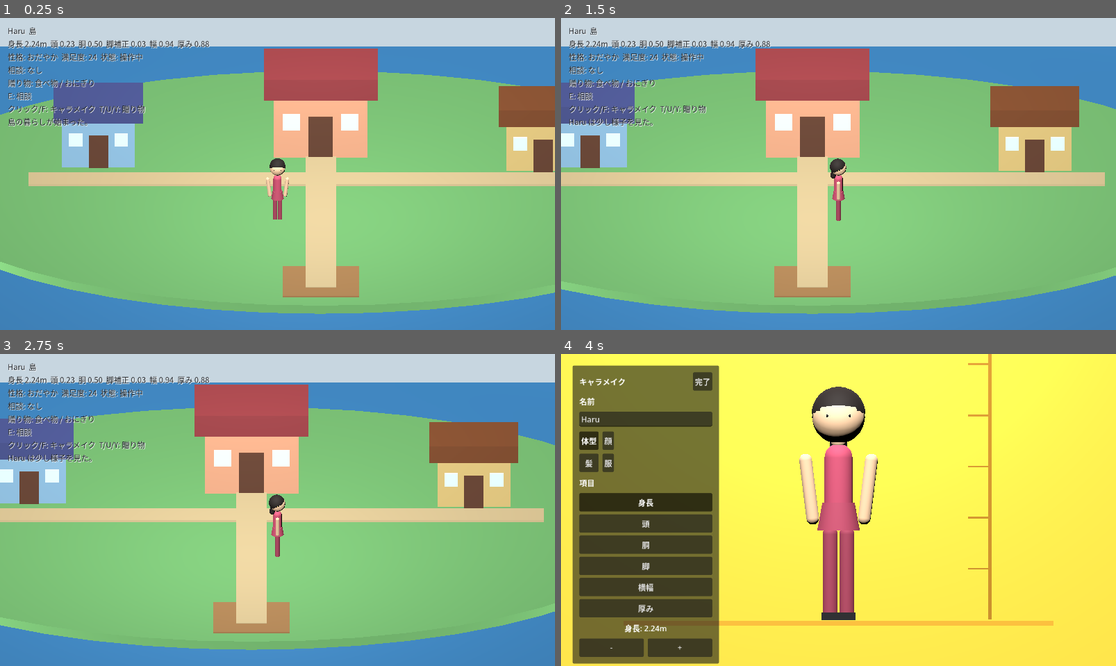
Above: before the commit, frames 1-4 (two rows, left to right).
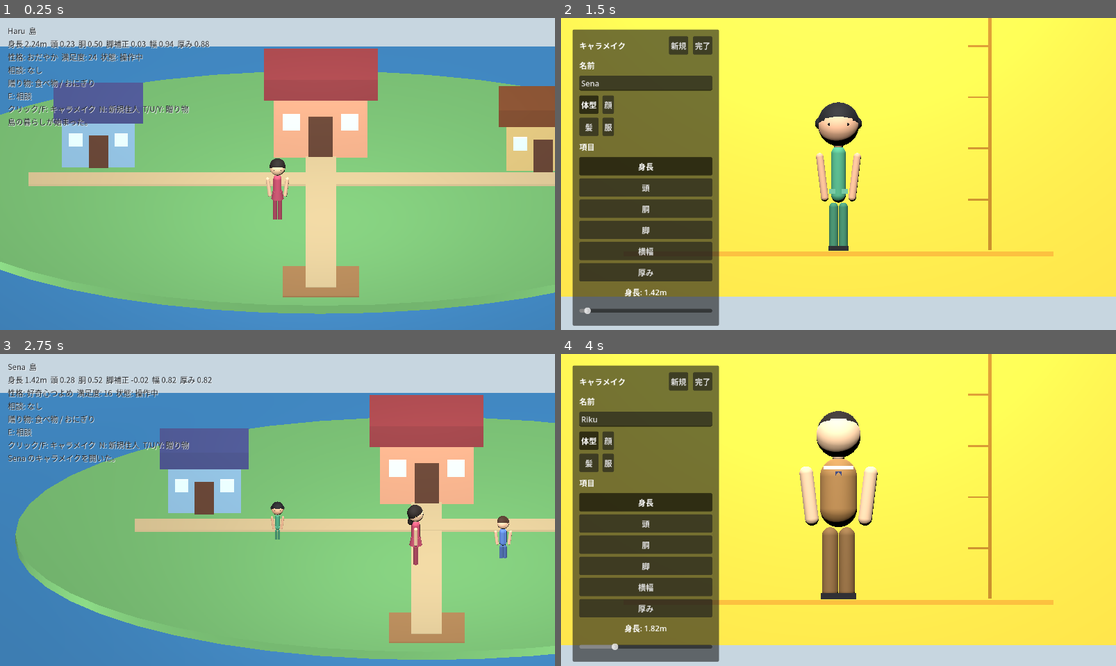
Above: after the commit, the same moments.

Repository: tinky44/tomocol_lite
Game: Godot game, scene res://scenes/main.tscn
Two runs of this game, one before a commit and one after it. Both use one fixed random seed, a clock stepped at 60 frames per second and the inputs below.
Inputs (mouse positions are in pixels of both pictures, inside the frame that each line leads up to):
- Up to frame 1 (0.25 s): no input
- Up to frame 2 (1.5 s): tap Enter at 0.5 s; move the mouse to (960, 158) at 0.52 s; hold D 0.53-1.25 s; hold N 0.53-1.25 s; click (960, 158) at 0.67 s; tap Space at 0.77 s; tap F at 0.8 s; click (677, 46) at 1.25 s, where only the run after the commit has a clickable "新規"
- Up to frame 3 (2.75 s): click (144, 382) at 2 s, where only the run after the commit has a clickable "完了"
- Up to frame 4 (4 s): tap Space at 2.75, 3.02 s; move the mouse to (727, 525) at 2.77 s; hold S 2.78-3.53 s; tap F at 2.85, 3.8 s; tap N at 3.05 s; move the mouse to (894, 441) at 3.52 s; hold D from 3.53 s (still down); hold N from 3.53 s (still down)

The runs differ from the first frame. In frame 1, 0.3% of the frame differs, in the area x 17-35%, y 27-31%; in frame 2, 100%, in the area x 0-100%, y 0-100%; in frame 3, 46%; in frame 4, 15%.

Commit message:
feat: キャラメイクと住人追加を改善
Co-authored-by: chatgpt-codex-connector[bot] <199175422+chatgpt-codex-connector[bot]@users.noreply.github.com>

Diff:
--- a/godot-project/scripts/Main.gd
+++ b/godot-project/scripts/Main.gd
@@ -24,7 +24,6 @@
 const EDIT_SECTION_HAIR := 2
 const EDIT_SECTION_CLOTHES := 3
 const EDIT_SECTION_COUNT := 4
-const CREATOR_CLICK_DELTA := 0.14
 
 const BODY_AXIS_HEIGHT := 0
 const BODY_AXIS_HEAD := 1
@@ -116,6 +115,10 @@
 	Color(0.62, 0.22, 0.28)
 ]
 const HAIR_STYLE_LABELS := ["短め", "長め", "おだんご", "ポニーテール", "ボブ"]
+const HAIR_COLOR_LABELS := ["黒髪", "こげ茶", "栗色", "濃い黒", "赤みブラウン"]
+const CLOTH_COLOR_LABELS := ["青", "赤", "緑", "茶", "紺", "くすみ緑"]
+const SKIN_COLOR_LABELS := ["明るめ", "自然", "健康的", "褐色", "淡い"]
+const SHOE_COLOR_LABELS := ["黒", "茶", "生成り", "紺", "赤茶"]
 const OUTFIT_LABELS := {
 	"casual": "普段着",
 	"skirt": "スカート服",
@@ -165,8 +168,10 @@
 var creator_title_label: Label
 var creator_name_edit: LineEdit
 var creator_value_label: Label
+var creator_value_slider: HSlider
 var creator_section_buttons: Array = []
 var creator_axis_buttons: Array = []
+var refreshing_creator_slider := false
 
 
 func _ready() -> void:
@@ -266,7 +271,11 @@
 
 func _handle_player_input(delta: float) -> bool:
 	if input_cooldown <= 0.0:
-		if Input.is_key_pressed(KEY_F):
+		if Input.is_key_pressed(KEY_N):
+			_add_new_resident(true)
+			input_cooldown = 0.30
+			return true
+		elif Input.is_key_pressed(KEY_F):
 			_enter_creator()
 			input_cooldown = 0.20
 			return true
@@ -1197,6 +1206,84 @@
 	_save_residents()
 
 
+func _add_new_resident(open_creator := true) -> void:
+	var was_creator := creator_mode
+	if was_creator:
+		_exit_creator()
+
+	if not residents.is_empty():
+		_release_selected_resident(selected_index)
+
+	var new_index := residents.size()
+	var profile := _new_resident_profile(new_index)
+	var node := _create_resident(profile)
+	node.position = _new_resident_spawn_position(new_index)
+	node.scale = Vector3.ONE * (ISLAND_RESIDENT_SCALE if current_place == "island" else HOUSE_RESIDENT_SCALE)
+	node.visible = current_place == "island"
+	add_child(node)
+
+	residents.append({
+		"node": node,
+		"profile": profile,
+		"state": "idle",
+		"target": node.position,
+		"timer": rng.randf_range(0.4, 1.8),
+		"partner": -1,
+		"speed": rng.randf_range(0.58, 0.86),
+		"problem_timer": rng.randf_range(5.0, 13.0)
+	})
+
+	selected_index = new_index
+	_ensure_all_relationships()
+	if current_place == "room":
+		_place_single_resident_in_room(selected_index)
+	else:
+		_hold_selected_resident()
+		_refresh_resident_markers(selected_index)
+
+	_save_residents()
+	_record_event("%s が島に加わった。" % String(profile.get("name", "Resident")))
+	_update_selection_marker()
+	_update_hud()
+	_update_camera()
+
+	if open_creator:
+		_enter_creator()
+
+
+func _new_resident_profile(index: int) -> Dictionary:
+	var defaults := _default_profiles()
+	var profile: Dictionary = defaults[index % defaults.size()].duplicate(true)
+	profile["name"] = _unique_resident_name(String(profile.get("name", "Resident")))
+	profile["relationships"] = {}
+	profile["inventory"] = {}
+	profile["current_problem"] = {}
+	return _ensure_profile_defaults(profile, index)
+
+
+func _unique_resident_name(base_name: String) -> String:
+	var used_names := {}
+	for resident in residents:
+		var profile: Dictionary = resident["profile"]
+		used_names[String(profile.get("name", "Resident"))] = true
+
+	if not used_names.has(base_name):
+		return base_name
+
+	var suffix := 2
+	while used_names.has("%s %d" % [base_name, suffix]):
+		suffix += 1
+	return "%s %d" % [base_name, suffix]
+
+
+func _new_resident_spawn_position(index: int) -> Vector3:
+	var positions := _island_spawn_points()
+	var base_position := positions[index % positions.size()]
+	var lap := float(index / positions.size())
+	var offset := Vector3(lap * 0.26, 0.0, lap * 0.18)
+	return _clamp_island_position(base_position + offset)
+
+
 func _create_resident(profile: Dictionary) -> Node3D:
 	var avatar: Node3D = ResidentAvatarScript.new()
 	avatar.name = String(profile.get("name", "Resident"))
@@ -1227,8 +1314,8 @@
 
 	if profiles.is_empty():
 		profiles = _default_profiles()
-	if profiles.size() > STARTING_RESIDENT_COUNT:
-		profiles.resize(STARTING_RESIDENT_COUNT)
+		if profiles.size() > STARTING_RESIDENT_COUNT:
+			profiles.resize(STARTING_RESIDENT_COUNT)
 
 	for index in range(profiles.size()):
 		profiles[index] = _ensure_profile_defaults(profiles[index], index)
@@ -1987,6 +2074,10 @@
 	creator_title_label.size_flags_horizontal = Control.SIZE_EXPAND_FILL
 	header.add_child(creator_title_label)
 
+	var new_button := _creator_button("新規")
+	new_button.pressed.connect(Callable(self, "_on_creator_new_resident_pressed"))
+	header.add_child(new_button)
+
 	var done_button := _creator_button("完了")
 	done_button.pressed.connect(Callable(self, "_exit_creator"))
 	header.add_child(done_button)
@@ -2034,19 +2125,11 @@
 	creator_value_label.horizontal_alignment = HORIZONTAL_ALIGNMENT_CENTER
 	vbox.add_child(creator_value_label)
 
-	var adjust_box := HBoxContainer.new()
-	adjust_box.add_theme_constant_override("separation", 8)
-	vbox.add_child(adjust_box)
-
-	var minus_button := _creator_button("-")
-	minus_button.size_flags_horizontal = Control.SIZE_EXPAND_FILL
-	minus_button.pressed.connect(Callable(self, "_on_creator_adjust_pressed").bind(-1))
-	adjust_box.add_child(minus_button)
-
-	var plus_button := _creator_button("+")
-	plus_button.size_flags_horizontal = Control.SIZE_EXPAND_FILL
-	plus_button.pressed.connect(Callable(self, "_on_creator_adjust_pressed").bind(1))
-	adjust_box.add_child(plus_button)
+	creator_value_slider = HSlider.new()
+	creator_value_slider.custom_minimum_size = Vector2(0.0, 34.0)
+	creator_value_slider.size_flags_horizontal = Control.SIZE_EXPAND_FILL
+	creator_value_slider.value_changed.connect(Callable(self, "_on_creator_slider_value_changed"))
+	vbox.add_child(creator_value_slider)
 
 
 func _creator_button(text: String) -> Button:
@@ -2087,6 +2170,83 @@
 
 	if creator_value_label != null:
 		creator_value_label.text = "%s: %s" % [_creator_axis_name(edit_section, edit_axis), _creator_axis_value_text(profile)]
+	_refresh_creator_slider(profile)
+
+
+func _refresh_creator_slider(profile: Dictionary) -> void:
+	if creator_value_slider == null:
+		return
+
+	var config := _creator_axis_slider_config(edit_section, edit_axis)
+	var axis_count := _creator_axis_count(edit_section)
+	refreshing_creator_slider = true
+	creator_value_slider.visible = axis_count > 0
+	creator_value_slider.min_value = float(config.get("min", 0.0))
+	creator_value_slider.max_value = float(config.get("max", 1.0))
+	creator_value_slider.step = float(config.get("step", 0.01))
+	creator_value_slider.tick_count = int(config.get("ticks", 0))
+	creator_value_slider.ticks_on_borders = bool(config.get("ticks_on_borders", true))
+	creator_value_slider.value = clampf(_edit_axis_value(profile), creator_value_slider.min_value, creator_value_slider.max_value)
+	refreshing_creator_slider = false
+
+
+func _creator_axis_slider_config(section: int, axis: int) -> Dictionary:
+	match section:
+		EDIT_SECTION_BODY:
+			match axis:
+				BODY_AXIS_HEIGHT:
+					return {"min": HEIGHT_MIN, "max": HEIGHT_MAX, "step": 0.01}
+				BODY_AXIS_HEAD:
+					return {"min": 0.18, "max": 0.30, "step": 0.005}
+				BODY_AXIS_TORSO:
+					return {"min": 0.44, "max": 0.56, "step": 0.005}
+				BODY_AXIS_LEGS:
+					return {"min": -0.08, "max": 0.08, "step": 0.005}
+				BODY_AXIS_WIDTH:
+					return {"min": 0.72, "max": 1.35, "step": 0.01}
+				BODY_AXIS_DEPTH:
+					return {"min": 0.70, "max": 1.35, "step": 0.01}
+		EDIT_SECTION_FACE:
+			match axis:
+				FACE_AXIS_EYE_SPACING:
+					return {"min": 0.28, "max": 0.58, "step": 0.01}
+				FACE_AXIS_EYE_HEIGHT:
+					return {"min": -0.06, "max": 0.12, "step": 0.005}
+				FACE_AXIS_EYE_SIZE:
+					return {"min": 0.038, "max": 0.080, "step": 0.001}
+				FACE_AXIS_MOUTH_WIDTH:
+					return {"min": 0.16, "max": 0.36, "step": 0.01}
+				FACE_AXIS_MOUTH_HEIGHT:
+					return {"min": -0.34, "max": -0.06, "step": 0.005}
+		EDIT_SECTION_HAIR:
+			match axis:
+				HAIR_AXIS_STYLE:
+					return _discrete_slider_config(HAIR_STYLE_LABELS.size())
+				HAIR_AXIS_COLOR:
+					return _discrete_slider_config(HAIR_COLORS.size())
+				HAIR_AXIS_VOLUME:
+					return {"min": 0.82, "max": 1.20, "step": 0.01}
+		EDIT_SECTION_CLOTHES:
+			match axis:
+				CLOTHES_AXIS_STYLE:
+					return _discrete_slider_config(OUTFIT_ORDER.size())
+				CLOTHES_AXIS_COLOR:
+					return _discrete_slider_config(CLOTH_COLORS.size())
+				CLOTHES_AXIS_SKIN:
+					return _discrete_slider_config(SKIN_COLORS.size())
+				CLOTHES_AXIS_SHOES:
+					return _discrete_slider_config(SHOE_COLORS.size())
+	return {"min": 0.0, "max": 1.0, "step": 0.01}
+
+
+func _discrete_slider_config(count: int) -> Dictionary:
+	return {
+		"min": 0.0,
+		"max": float(maxi(count - 1, 0)),
+		"step": 1.0,
+		"ticks": count,
+		"ticks_on_borders": true
+	}
 
 
 func _creator_axis_count(section: int) -> int:
@@ -2146,9 +2306,9 @@
 		EDIT_SECTION_HAIR:
 			match edit_axis:
 				HAIR_AXIS_STYLE:
-					return HAIR_STYLE_LABELS[int(profile.get("hair_style", 0))]
+					return _label_from_array(HAIR_STYLE_LABELS, int(profile.get("hair_style", 0)))
 				HAIR_AXIS_COLOR:
-					return "色 %d" % (int(profile.get("hair_color_index", 0)) + 1)
+					return _label_from_array(HAIR_COLOR_LABELS, int(profile.get("hair_color_index", 0)))
 				HAIR_AXIS_VOLUME:
 					return "%.2f" % float(profile.get("hair_volume", 1.0))
 		EDIT_SECTION_CLOTHES:
@@ -2157,12 +2317,18 @@
 					var outfit := String(profile.get("outfit_type", "casual"))
 					return String(OUTFIT_LABELS.get(outfit, outfit))
 				CLOTHES_AXIS_COLOR:
-					return "色 %d" % (int(profile.get("cloth_color_index", 0)) + 1)
+					return _label_from_array(CLOTH_COLOR_LABELS, int(profile.get("cloth_color_index", 0)))
 				CLOTHES_AXIS_SKIN:
-					return "色 %d" % (int(profile.get("skin_color_index", 0)) + 1)
+					return _label_from_array(SKIN_COLOR_LABELS, int(profile.get("skin_color_index", 0)))
 				CLOTHES_AXIS_SHOES:
-					return "色 %d" % (int(profile.get("shoe_color_index", 0)) + 1)
+					return _label_from_array(SHOE_COLOR_LABELS, int(profile.get("shoe_color_index", 0)))
 	return ""
+
+
+func _label_from_array(labels: Array, index: int) -> String:
+	if labels.is_empty():
+		return ""
+	return String(labels[_wrap_index(index, labels.size())])
 
 
 func _on_creator_section_pressed(section: int) -> void:
@@ -2178,19 +2344,113 @@
 	_refresh_creator_ui()
 
 
-func _on_creator_adjust_pressed(direction: int) -> void:
+func _on_creator_new_resident_pressed() -> void:
+	_add_new_resident(true)
+
+
+func _on_creator_slider_value_changed(value: float) -> void:
+	if refreshing_creator_slider:
+		return
+	if _set_creator_axis_value(value):
+		_refresh_creator_ui()
+
+
+func _set_creator_axis_value(value: float) -> bool:
+	var resident: Dictionary = residents[selected_index]
+	var profile: Dictionary = resident["profile"]
 	var changed := false
+
 	match edit_section:
 		EDIT_SECTION_BODY:
-			changed = _adjust_body_value(float(direction), CREATOR_CLICK_DELTA)
+			match edit_axis:
+				BODY_AXIS_HEIGHT:
+					changed = _set_profile_float(profile, "height", value, HEIGHT_MIN, HEIGHT_MAX)
+				BODY_AXIS_HEAD:
+					changed = _set_profile_float(profile, "head_ratio", value, 0.18, 0.30)
+				BODY_AXIS_TORSO:
+					changed = _set_profile_float(profile, "torso_ratio", value, 0.44, 0.56)
+				BODY_AXIS_LEGS:
+					changed = _set_profile_float(profile, "leg_bias", value, -0.08, 0.08)
+				BODY_AXIS_WIDTH:
+					changed = _set_profile_float(profile, "shoulder_scale", value, 0.72, 1.35)
+				BODY_AXIS_DEPTH:
+					changed = _set_profile_float(profile, "body_depth_scale", value, 0.70, 1.35)
 		EDIT_SECTION_FACE:
-			changed = _adjust_face_value(float(direction), CREATOR_CLICK_DELTA)
+			match edit_axis:
+				FACE_AXIS_EYE_SPACING:
+					changed = _set_profile_float(profile, "eye_spacing", value, 0.28, 0.58)
+				FACE_AXIS_EYE_HEIGHT:
+					changed = _set_profile_float(profile, "eye_height", value, -0.06, 0.12)
+				FACE_AXIS_EYE_SIZE:
+					changed = _set_profile_float(profile, "eye_size", value, 0.038, 0.080)
+				FACE_AXIS_MOUTH_WIDTH:
+					changed = _set_profile_float(profile, "mouth_width", value, 0.16, 0.36)
+				FACE_AXIS_MOUTH_HEIGHT:
+					changed = _set_profile_float(profile, "mouth_y", value, -0.34, -0.06)
 		EDIT_SECTION_HAIR:
-			changed = _adjust_hair_value(float(direction), CREATOR_CLICK_DELTA)
+			match edit_axis:
+				HAIR_AXIS_STYLE:
+					changed = _set_profile_int(profile, "hair_style", roundi(value), HAIR_STYLE_LABELS.size())
+				HAIR_AXIS_COLOR:
+					var next_hair_color := _wrap_index(roundi(value), HAIR_COLORS.size())
+					if int(profile.get("hair_color_index", 0)) != next_hair_color:
+						profile["hair_color_index"] = next_hair_color
+						profile["hair_color"] = HAIR_COLORS[next_hair_color]
+						changed = true
+				HAIR_AXIS_VOLUME:
+					changed = _set_profile_float(profile, "hair_volume", value, 0.82, 1.20)
 		EDIT_SECTION_CLOTHES:
-			changed = _adjust_clothes_value(float(direction), CREATOR_CLICK_DELTA)
-	if changed:
-		_refresh_creator_ui()
+			match edit_axis:
+				CLOTHES_AXIS_STYLE:
+					var next_outfit_index := _wrap_index(roundi(value), OUTFIT_ORDER.size())
+					var next_outfit := String(OUTFIT_ORDER[next_outfit_index])
+					if String(profile.get("outfit_type", "casual")) != next_outfit:
+						profile["outfit_type"] = next_outfit
+						changed = true
+				CLOTHES_AXIS_COLOR:
+					var next_cloth_color := _wrap_index(roundi(value), CLOTH_COLORS.size())
+					if int(profile.get("cloth_color_index", 0)) != next_cloth_color:
+						profile["cloth_color_index"] = next_cloth_color
+						profile["cloth_color"] = CLOTH_COLORS[next_cloth_color]
+						changed = true
+				CLOTHES_AXIS_SKIN:
+					var next_skin_color := _wrap_index(roundi(value), SKIN_COLORS.size())
+					if int(profile.get("skin_color_index", 0)) != next_skin_color:
+						profile["skin_color_index"] = next_skin_color
+						profile["skin_color"] = SKIN_COLORS[next_skin_color]
+						changed = true
+				CLOTHES_AXIS_SHOES:
+					var next_shoe_color := _wrap_index(roundi(value), SHOE_COLORS.size())
+					if int(profile.get("shoe_color_index", 0)) != next_shoe_color:
+						profile["shoe_color_index"] = next_shoe_color
+						profile["shoe_color"] = SHOE_COLORS[next_shoe_color]
+						changed = true
+
+	if not changed:
+		return false
+
+	resident["profile"] = profile
+	residents[selected_index] = resident
+	_rebuild_resident_avatar(selected_index)
+	_save_residents()
+	return true
+
+
+func _set_profile_float(profile: Dictionary, key: String, value: float, min_value: float, max_value: float) -> bool:
+	var old_value := float(profile.get(key, min_value))
+	var new_value := clampf(value, min_value, max_value)
+	if absf(new_value - old_value) < 0.0005:
+		return false
+	profile[key] = new_value
+	return true
+
+
+func _set_profile_int(profile: Dictionary, key: String, value: int, count: int) -> bool:
+	var new_value := _wrap_index(value, count)
+	if int(profile.get(key, 0)) == new_value:
+		return false
+	profile[key] = new_value
+	return true
 
 
 func _on_creator_name_changed(new_text: String) -> void:
@@ -2230,7 +2490,7 @@
 	var gift_item := _current_gift_item()
 	var gift_text := "%s / %s" % [String(GIFT_CATEGORY_LABELS.get(_current_gift_category(), "贈り物")), String(gift_item.get("name", "贈り物"))]
 
-	var edit_hint := "クリック/F: キャラメイク  T/U/Y: 贈り物"
+	var edit_hint := "クリック/F: キャラメイク  N: 新規住人  T/U/Y: 贈り物"
 	if edit_mode:
 		edit_hint = "キャラメイク中"
 
